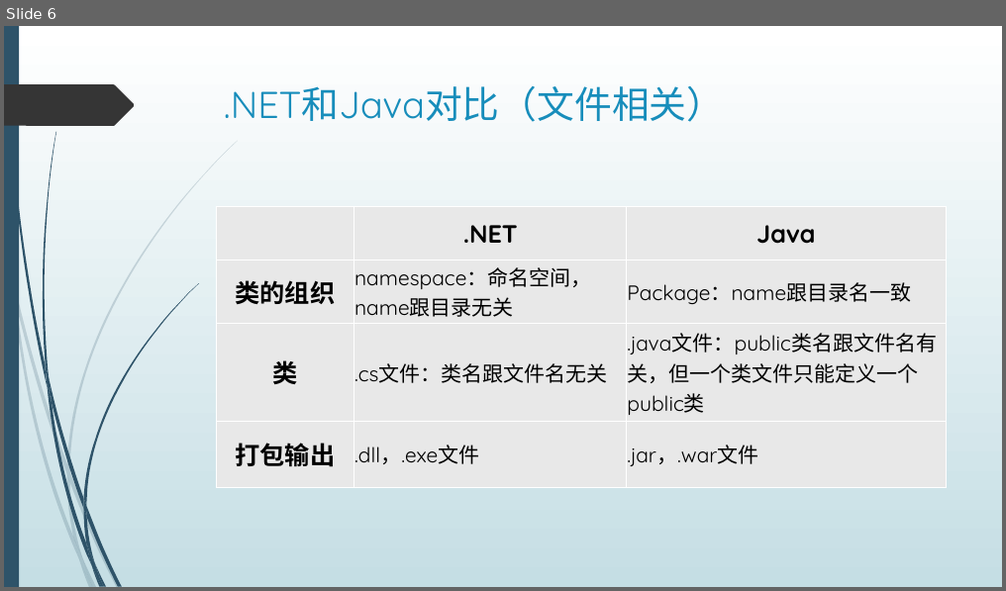
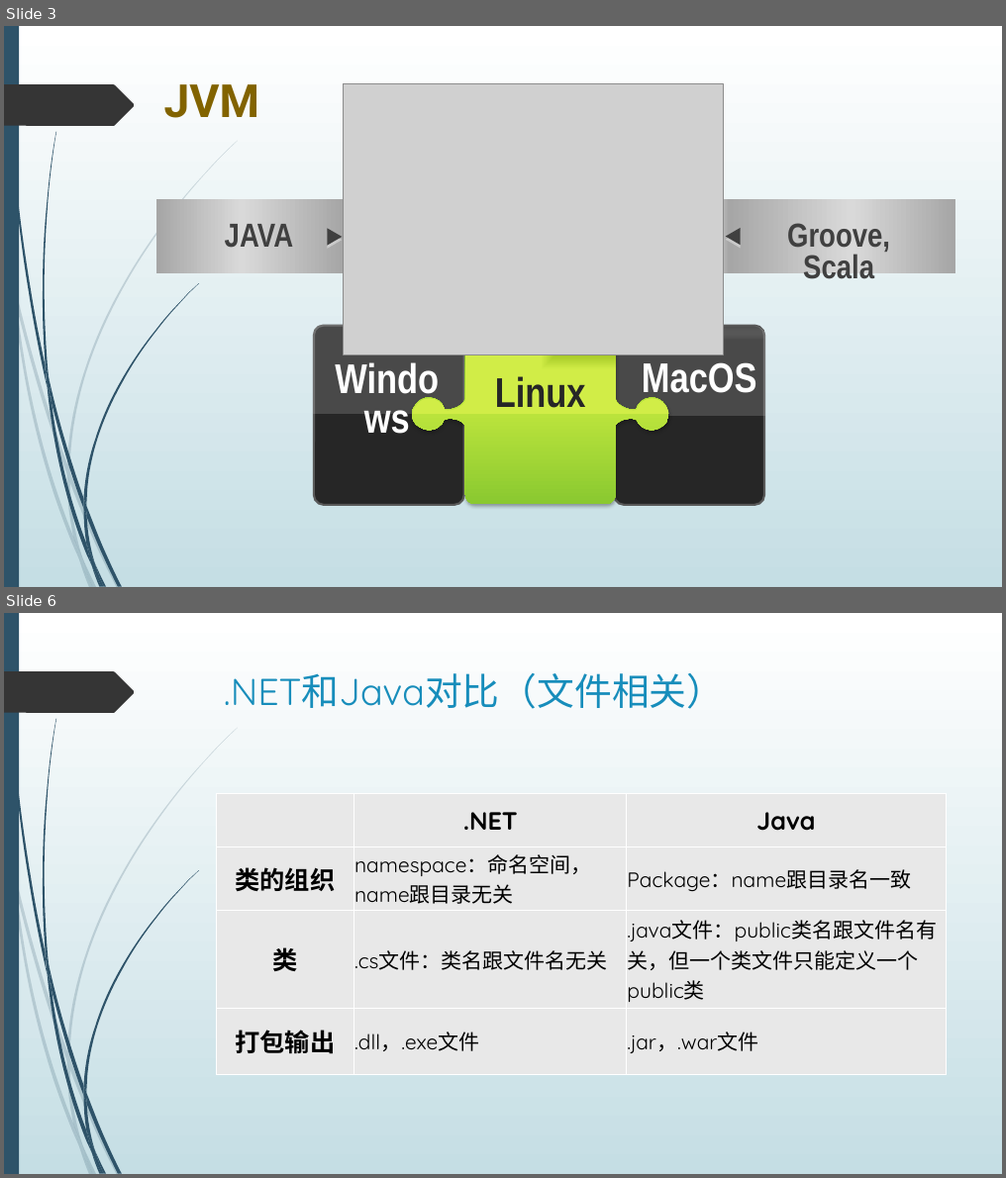
Before and after one commit to dean2015/documents, a slide deck: 201805/JAVA 基础介绍.pptx. Shown one above the other, each under a label of ours: slide 6 before the commit, slides 3 and 6 after it; the slides between them are not shown. The pictures are 1006x591 and 1006x1178 pixels, drawn with LibreOffice and Linux fonts; fonts in the diff are those of the drawing; grey boxes stand for pictures. Boxes give left, top, right and bottom in pixels: in the first picture for what was removed or moved away, otherwise in the second. Text is boxed around its words. In the diff, an @@ line names an element or a change of style, - is before the commit and + after.

```diff
--- a/201805/JAVA 基础介绍.pptx
+++ b/201805/JAVA 基础介绍.pptx
@@ slide 3 added at <box>4,26,1002,587</box>, background gradient #FFFFFF to #C5DEE5; not listed: 24 template elements that a slide beside it also shows @@
@@ title added at <box>164,84,259,118</box>, 44 pt, text #826300, bold @@
+JVM
@@ picture added at <box>343,83,723,355</box> @@
@@ rectangle added at <box>156,199,382,274</box>, fill gradient #A6A6A6 to #F2F2F2 to #D9D9D9 @@
@@ rectangle added at <box>682,199,955,274</box>, fill gradient #A6A6A6 to #F2F2F2 to #D9D9D9 @@
@@ text added at <box>225,224,293,247</box>, 32 pt, text #404040, bold @@
+JAVA
@@ triangle added at <box>327,229,342,246</box>, fill #404040 @@
@@ triangle added at <box>726,228,741,245</box>, fill #404040 @@
@@ text added at <box>787,223,890,278</box>, 32 pt, text #404040, bold @@
+Groove, Scala
@@ rounded rectangle added at <box>314,325,464,505</box>, fill #262626, outline #595959 2 pt @@
@@ freeform shape added at <box>314,325,464,414</box>, fill gradient #595959 to #A6A6A6 to #262626 to #BFBFBF @@
@@ freeform shape added at <box>412,325,668,504</box>, fill gradient #80C42F to #BCE43C to #8AC930 @@
@@ freeform shape added at <box>413,325,669,414</box>, fill gradient #D1ED47 to #99BE24 to #95BC1A @@
@@ rounded rectangle added at <box>614,325,764,505</box>, fill #262626, outline #595959 2 pt @@
@@ freeform shape added at <box>614,327,764,415</box>, fill gradient #595959 to #A6A6A6 to #262626 to #BFBFBF @@
@@ text added at <box>316,359,457,406</box>, 40 pt, text #FFFFFF, bold @@
+Windows
@@ text added at <box>495,376,586,408</box>, 40 pt, text #262626, bold @@
+Linux
@@ text added at <box>642,363,757,400</box>, 40 pt, text #FFFFFF, bold @@
+MacOS
```
Also in this commit, not shown: 5 slides changed, 1 other slide added, 2 slides removed, 2 other files.
